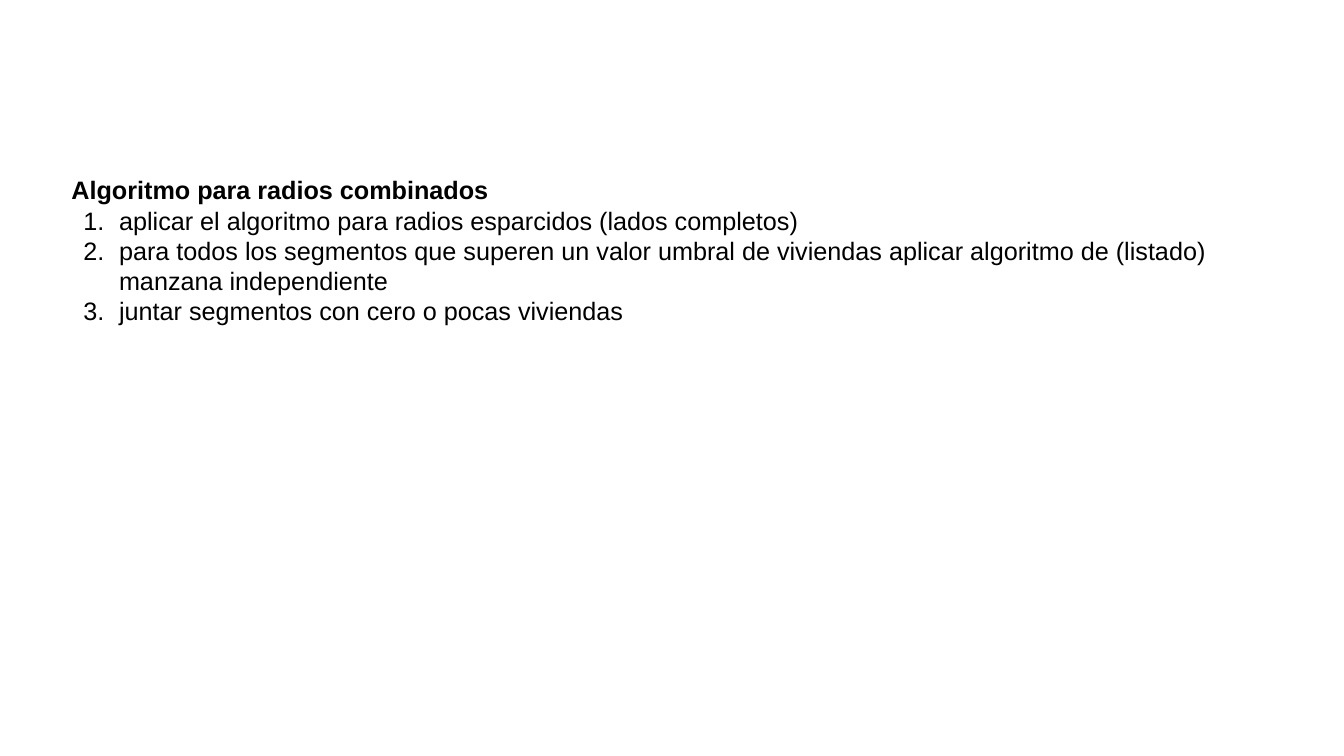
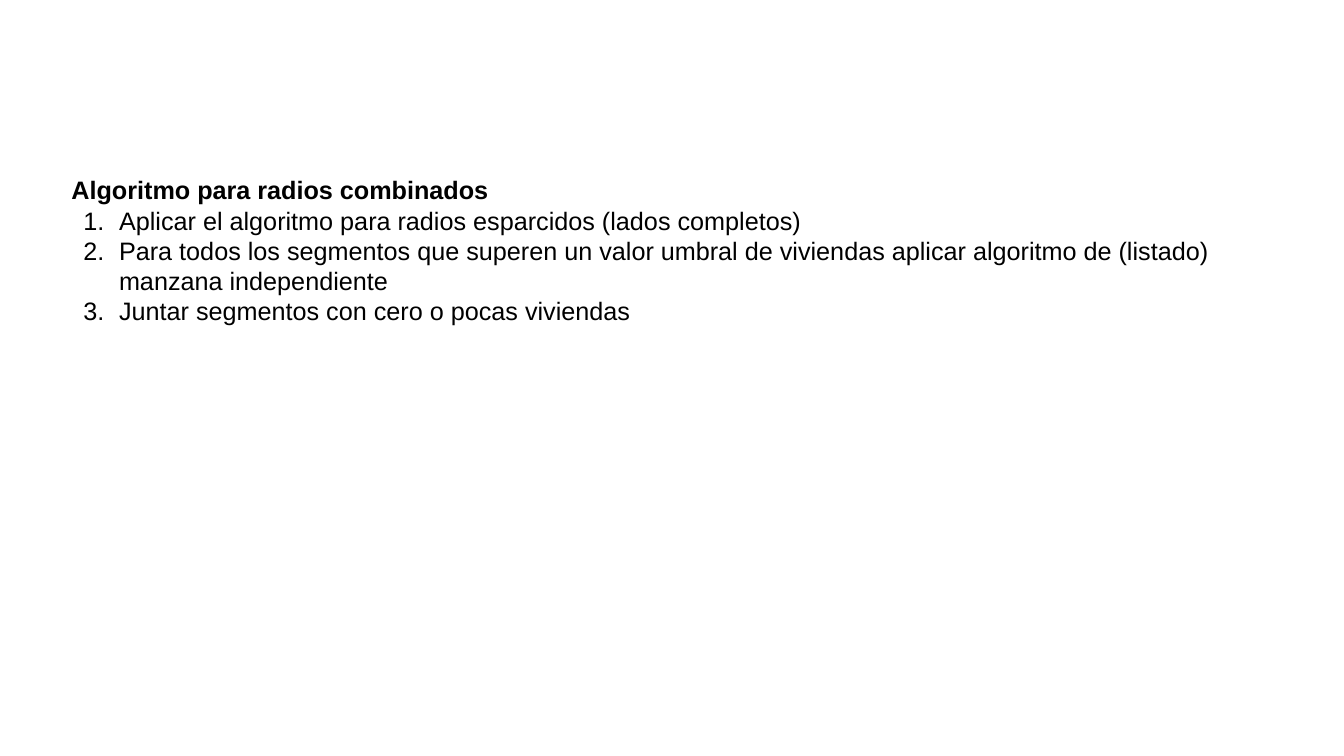
Before and after one commit to neptuso/Charlas, a slide deck: slide 23 of IDERA/segmentos.censo2022.pptx. Drawn at 1344x756 pixels with LibreOffice and Linux fonts; fonts in the diff are those of the drawing; background and template pictures are left out. Boxes give left, top, right and bottom in pixels: in the first picture for what was removed or moved away, otherwise in the second. Text is boxed around its words. In the diff, an @@ line names an element or a change of style, - is before the commit and + after.

```diff
--- a/IDERA/segmentos.censo2022.pptx
+++ b/IDERA/segmentos.censo2022.pptx
@@ text at [119,211,1209,326]: text changed @@
-1. aplicar el algoritmo para radios esparcidos (lados completos)
-2. para todos los segmentos que superen un valor umbral de viviendas aplicar algoritmo de (listado) manzana independiente
-3. juntar segmentos con cero o pocas viviendas
+1. Aplicar el algoritmo para radios esparcidos (lados completos)
+2. Para todos los segmentos que superen un valor umbral de viviendas aplicar algoritmo de (listado) manzana independiente
+3. Juntar segmentos con cero o pocas viviendas
```
Also in this commit, not shown: 4 other slides changed, 6 slides added, 4 slides removed.
